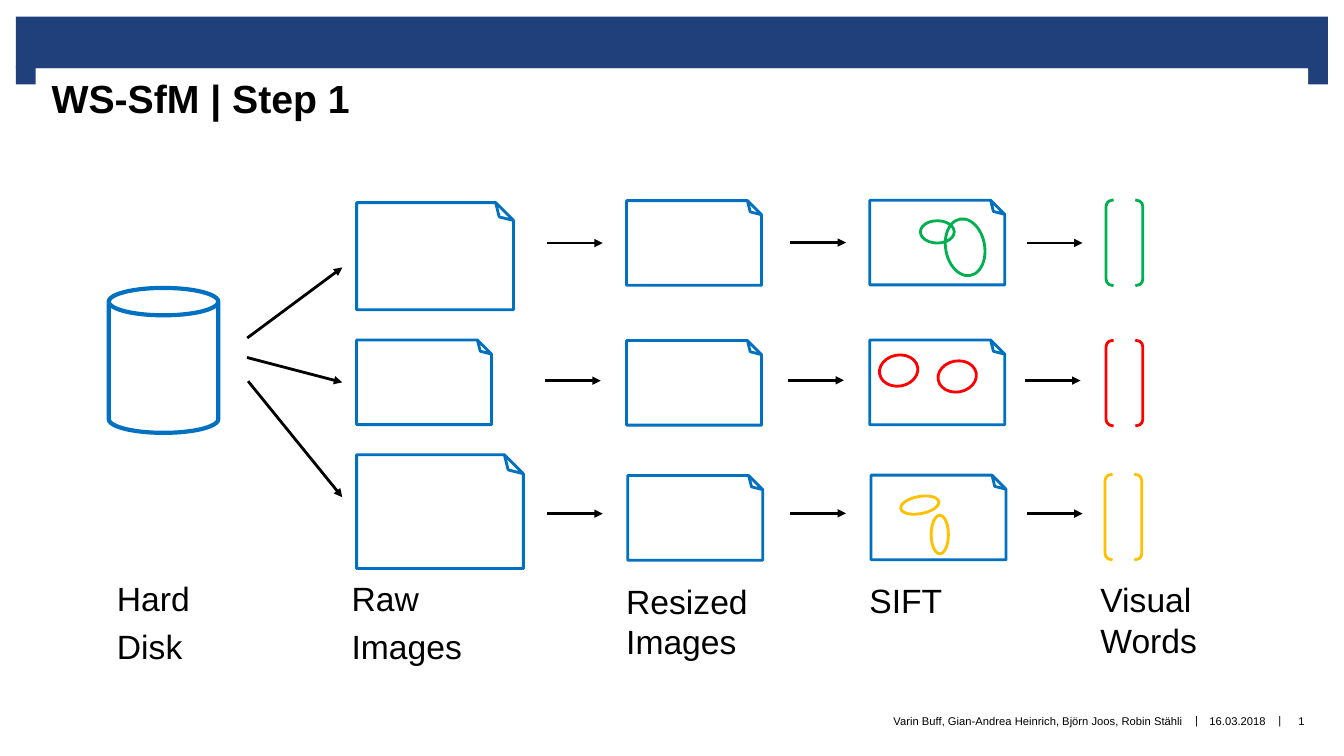
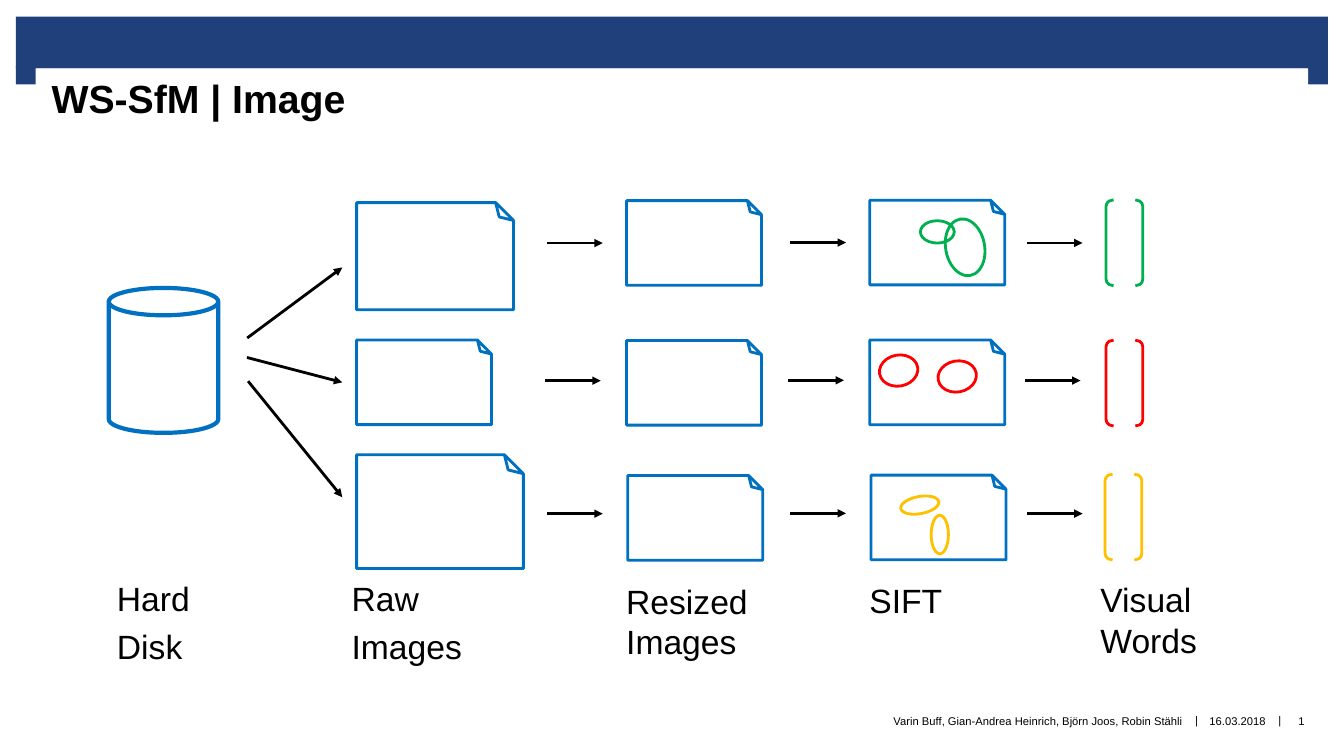
Before and after one commit to gian1312/suchen, a slide deck: slide 1 of PaperPresentation/Paper_Robin_v2.pptx. Drawn at 1344x756 pixels with LibreOffice and Linux fonts; fonts in the diff are those of the drawing; background and template pictures are left out. Boxes give left, top, right and bottom in pixels: in the first picture for what was removed or moved away, otherwise in the second. Text is boxed around its words. In the diff, an @@ line names an element or a change of style, - is before the commit and + after.

```diff
--- a/PaperPresentation/Paper_Robin_v2.pptx
+++ b/PaperPresentation/Paper_Robin_v2.pptx
@@ title at <box>52,84,345,121</box>: text changed @@
-WS-SfM | Step 1
+WS-SfM | Image
```
Also in this commit, not shown: 4 other slides changed.
